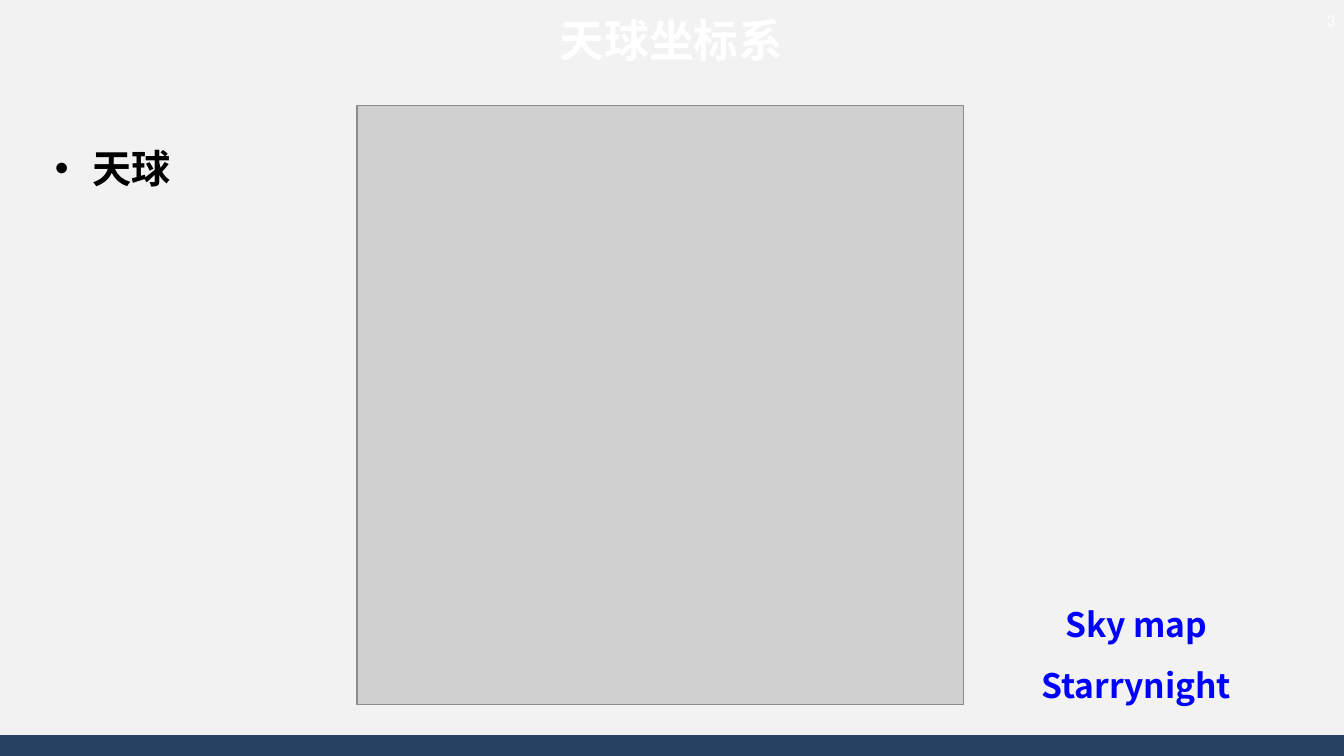
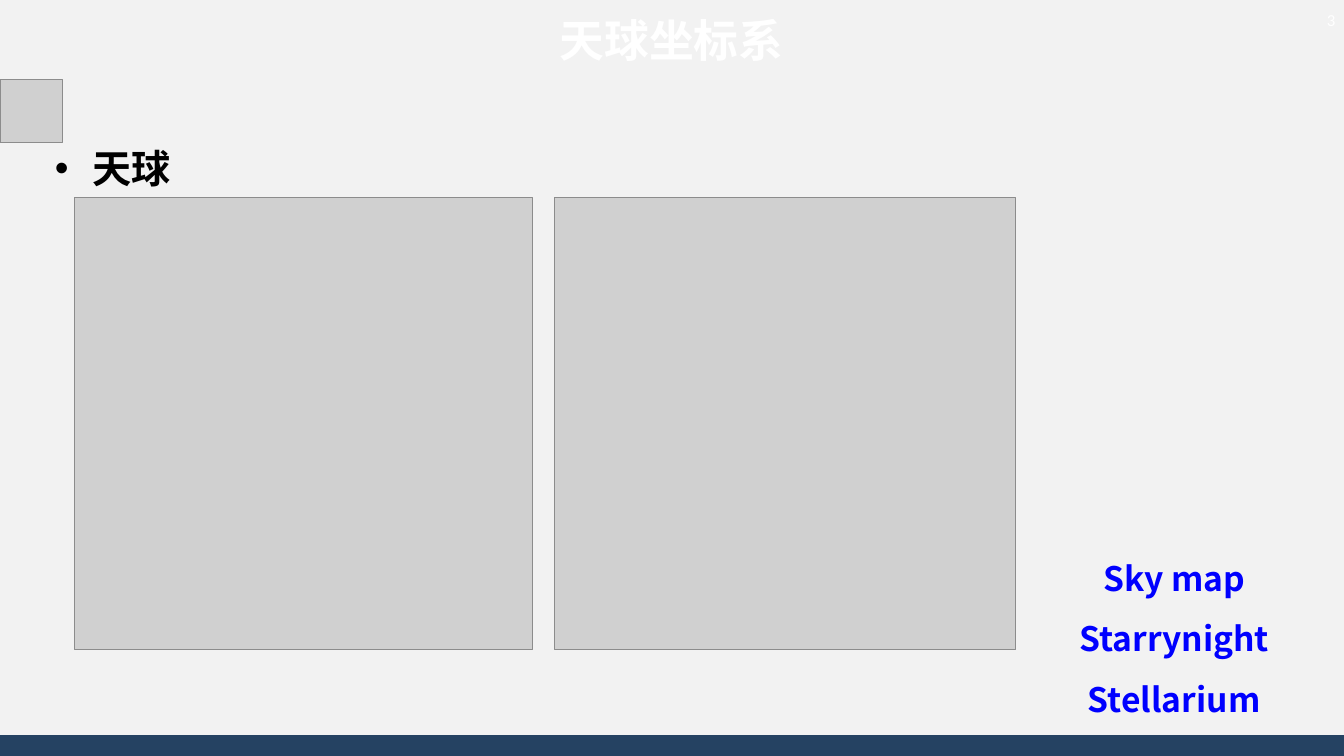
Before and after one commit to AsBackup/DAOSSA, a slide deck: slide 3 of 01 天球概念与时间系统.pptx. Drawn at 1344x756 pixels with LibreOffice and Linux fonts; fonts in the diff are those of the drawing; grey boxes stand for pictures; background and template pictures are left out. Boxes give left, top, right and bottom in pixels: in the first picture for what was removed or moved away, otherwise in the second. Text is boxed around its words. In the diff, an @@ line names an element or a change of style, - is before the commit and + after.

```diff
--- a/01 天球概念与时间系统.pptx
+++ b/01 天球概念与时间系统.pptx
@@ picture added at bbox=[0, 80, 63, 142] @@
@@ picture: place and size @@
-picture at bbox=[357, 105, 964, 704]
+picture at bbox=[75, 198, 533, 650]
@@ picture added at bbox=[555, 198, 1016, 650] @@
@@ text "Sky map": place and size @@
-text "Sky map" at bbox=[1041, 610, 1231, 706]
+text "Sky map" at bbox=[1079, 564, 1269, 713]
@@ text at bbox=[1088, 684, 1261, 713]: paragraph added @@
+Stellarium
```
Also in this commit, not shown: 1 other file.
